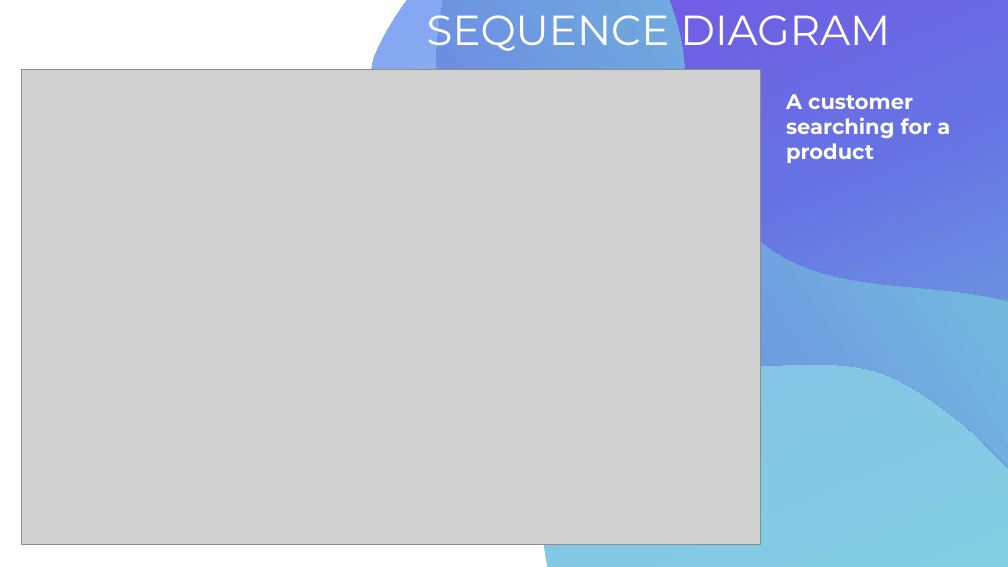
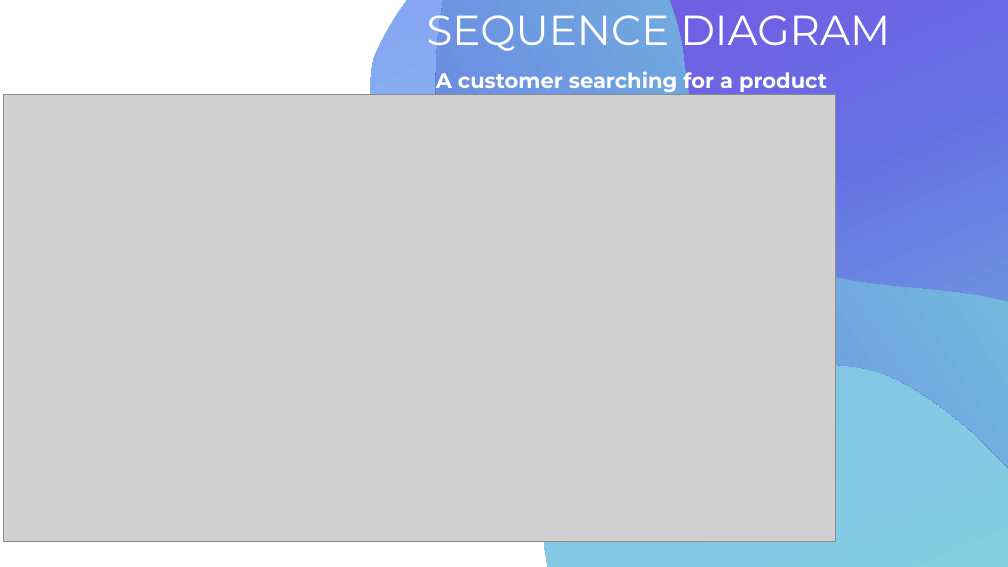
Before and after one commit to clintjeff2/webmet-plus-LANDMARK, a slide deck: slide 12 of Comuter materials.pptx (slide 13 before the commit). Drawn at 1008x567 pixels with LibreOffice and Linux fonts; fonts in the diff are those of the drawing; grey boxes stand for pictures. Boxes give left, top, right and bottom in pixels: in the first picture for what was removed or moved away, otherwise in the second. Text is boxed around its words. In the diff, an @@ line names an element or a change of style, - is before the commit and + after.

```diff
--- a/Comuter materials.pptx
+++ b/Comuter materials.pptx
@@ outline redrawn in 3 elements at (272, 0, 1008, 567), (293, 0, 1008, 567), (244, 0, 1008, 567) @@
@@ text "A customer searching for a ..." rewrapped from (786, 94, 950, 163) to (436, 67, 827, 94) @@
@@ picture: place and size @@
-picture at (22, 70, 760, 545)
+picture at (4, 95, 836, 541)
```
Also in this commit, not shown: 14 other slides changed.
